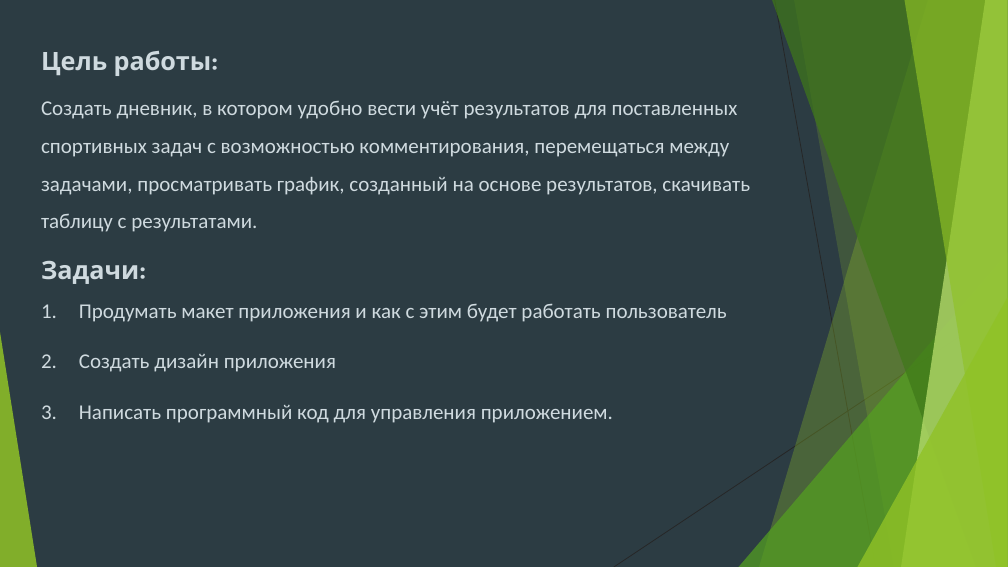
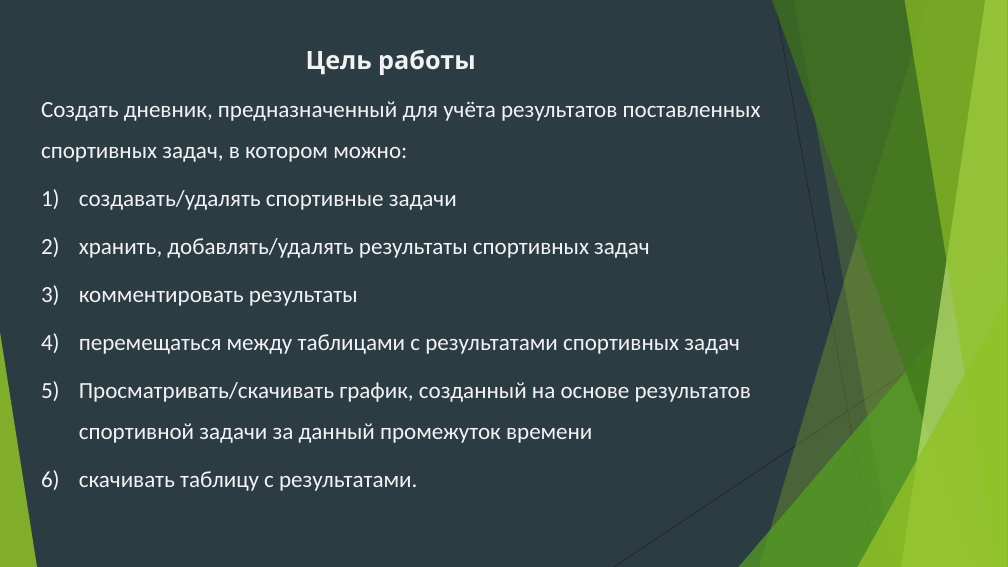
Before and after one commit to BorislavTimoshin/TaskCompletionDiary, a slide deck: slide 3 of description_project/Презентация.pptx. Drawn at 1008x567 pixels with LibreOffice and Linux fonts; fonts in the diff are those of the drawing. Boxes give left, top, right and bottom in pixels: in the first picture for what was removed or moved away, otherwise in the second. Text is boxed around its words. In the diff, an @@ line names an element or a change of style, - is before the commit and + after.

```diff
--- a/description_project/Презентация.pptx
+++ b/description_project/Презентация.pptx
@@ text at (x1=41, y1=50, x2=761, y2=491): text changed; size 20 to 22 pt; text colour #CFDADF to #F2F2F2 @@
-Цель работы:
-Создать дневник, в котором удобно вести учёт результатов для поставленных спортивных задач с возможностью комментирования, перемещаться между задачами, просматривать график, созданный на основе результатов, скачивать таблицу с результатами.
-Задачи:
-1. Продумать макет приложения и как с этим будет работать пользователь
-2. Создать дизайн приложения
-3. Написать программный код для управления приложением.
+Цель работы
+Создать дневник, предназначенный для учёта результатов поставленных спортивных задач, в котором можно:
+1) создавать/удалять спортивные задачи
+2) хранить, добавлять/удалять результаты спортивных задач
+3) комментировать результаты
+4) перемещаться между таблицами с результатами спортивных задач
+5) Просматривать/скачивать график, созданный на основе результатов спортивной задачи за данный промежуток времени
+6) скачивать таблицу с результатами.
```
Also in this commit, not shown: 6 other slides changed, 1 slide added, 2 slides removed, 5 other files.
